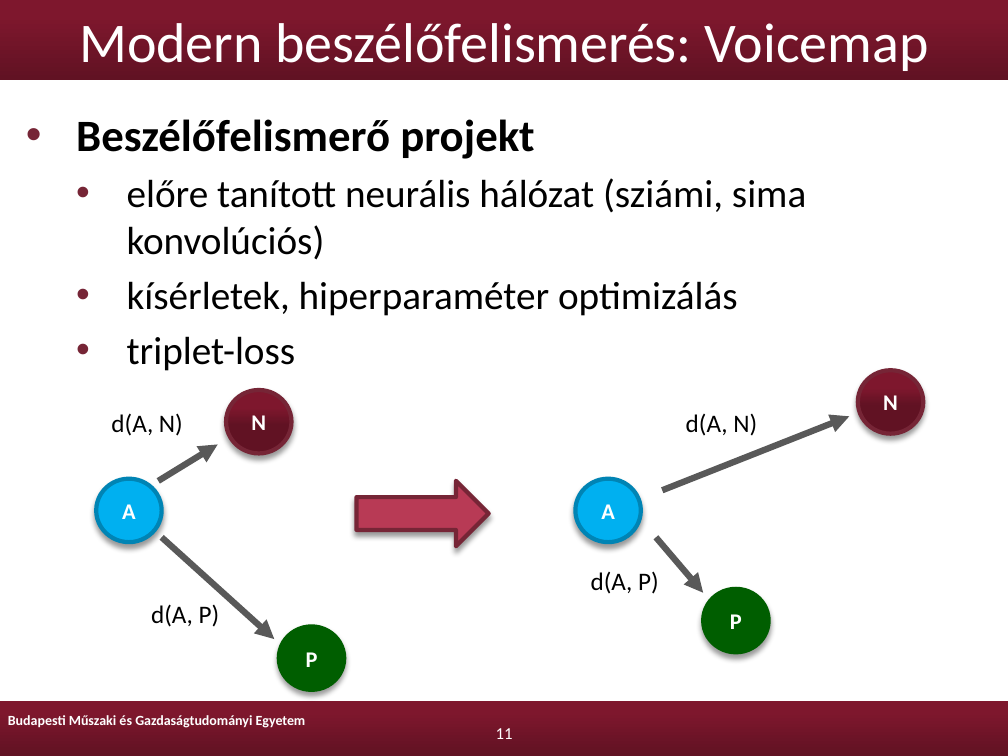
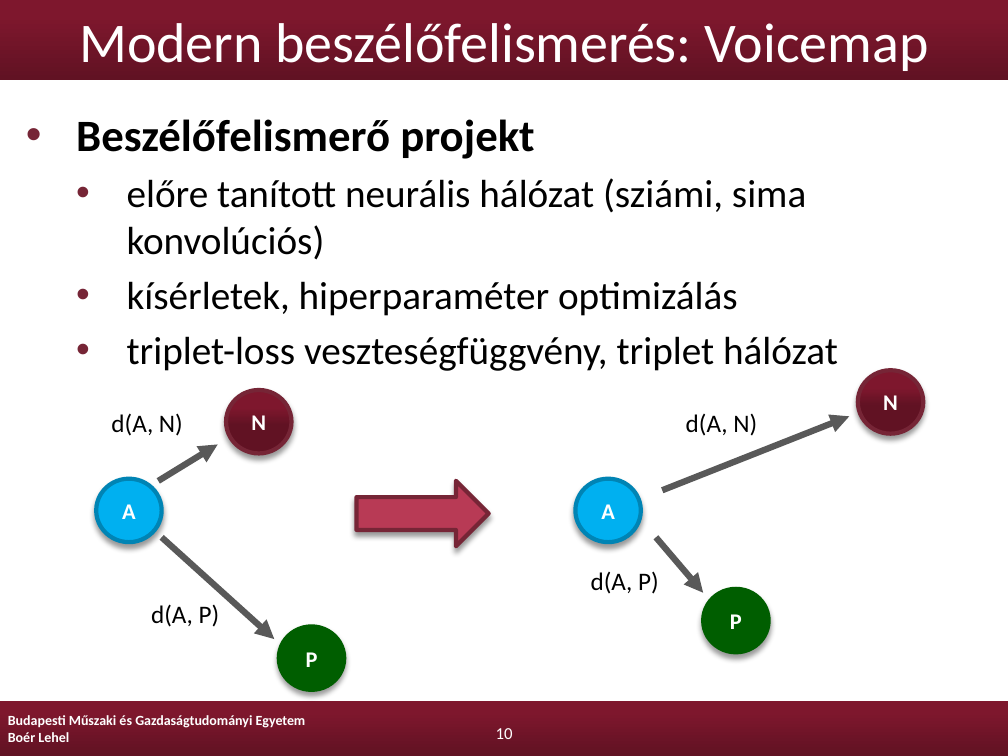
Before and after one commit to Lehel44/diploma, a slide deck: slide 10 of boer-lehel-msc-diplomaterv-prezentacio.pptx (slide 11 before the commit). Drawn at 1008x756 pixels with LibreOffice and Linux fonts; fonts in the diff are those of the drawing; background and template pictures are left out. Boxes give left, top, right and bottom in pixels: in the first picture for what was removed or moved away, otherwise in the second. Text is boxed around its words. In the diff, an @@ line names an element or a change of style, - is before the commit and + after.

```diff
--- a/boer-lehel-msc-diplomaterv-prezentacio.pptx
+++ b/boer-lehel-msc-diplomaterv-prezentacio.pptx
@@ text at (127,336,838,371): text changed @@
-  • triplet-loss
+  • triplet-loss veszteségfüggvény, triplet hálózat
@@ text at (8,732,69,742): paragraph added @@
+Boér Lehel
@@ page number at (496,728,513,739): text changed @@
-11
+10
```
Also in this commit, not shown: 16 other slides changed, 1 slide added, 2 slides removed.
